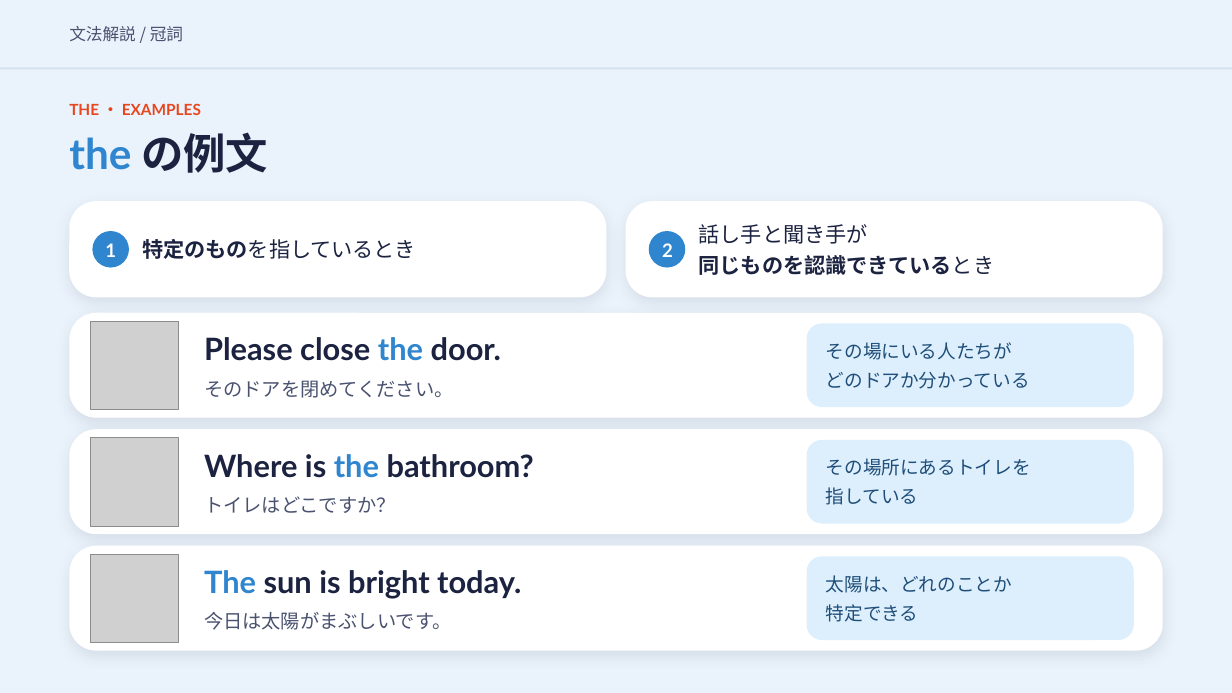
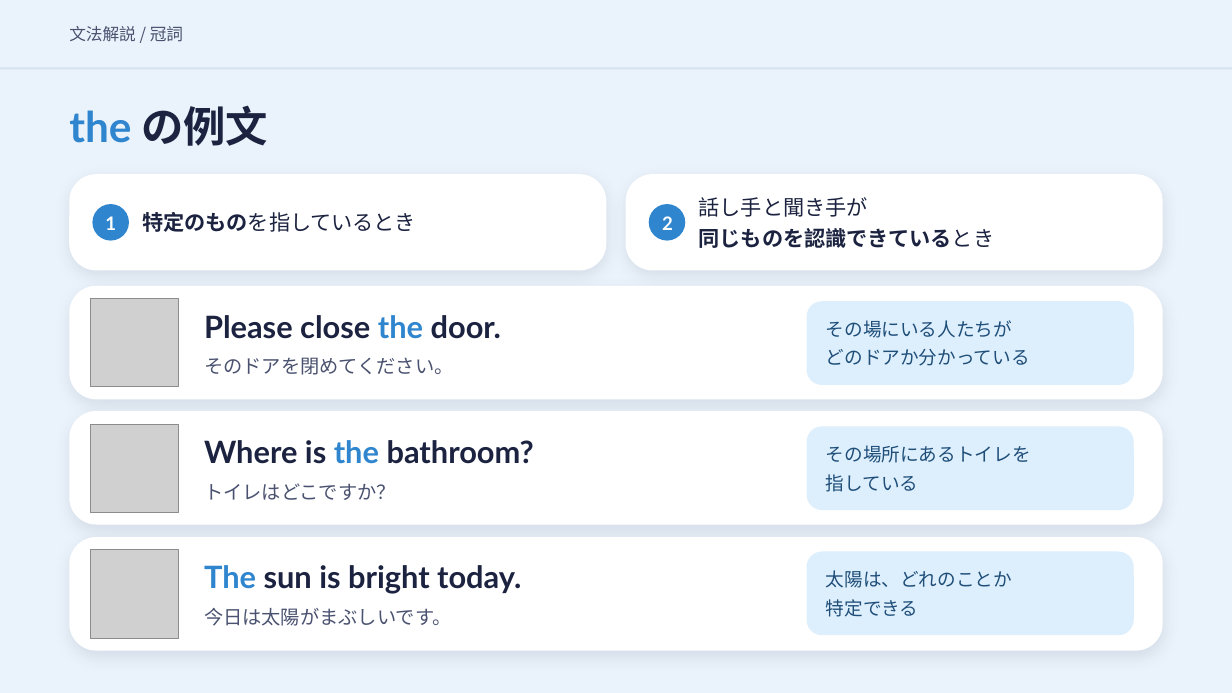
Before and after one commit to hinakajisaki-dev/hina-english, a slide deck: slide 10 of matome/a-the/a-the-slides.pptx. Drawn at 1232x693 pixels with LibreOffice and Linux fonts; fonts in the diff are those of the drawing; grey boxes stand for pictures. Boxes give left, top, right and bottom in pixels: in the first picture for what was removed or moved away, otherwise in the second. Text is boxed around its words. In the diff, an @@ line names an element or a change of style, - is before the commit and + after.

```diff
--- a/matome/a-the/a-the-slides.pptx
+++ b/matome/a-the/a-the-slides.pptx
@@ text removed at (69, 103, 201, 115) @@
-THE ・ EXAMPLES
@@ 7 texts, 2 ellipses, 2 rounded rectangles, 1 picture: place and size @@
-7 texts, 2 ellipses, 2 rounded rectangles, 1 picture at (69, 132, 1163, 410)
+7 texts, 2 ellipses, 2 rounded rectangles, 1 picture at (69, 105, 1163, 387)
@@ proportions changed in 3 elements at (69, 537, 1163, 651), (69, 411, 1163, 525), (69, 286, 1163, 399) @@
@@ rounded rectangle: place and size @@
-rounded rectangle at (69, 313, 1163, 419)
+rounded rectangle at (69, 286, 1163, 399)
@@ 3 texts, 1 rounded rectangle: place and size @@
-3 texts, 1 rounded rectangle at (204, 323, 1134, 408)
+3 texts, 1 rounded rectangle at (204, 301, 1134, 385)
@@ rounded rectangle: place and size @@
-rounded rectangle at (69, 430, 1163, 535)
+rounded rectangle at (69, 411, 1163, 525)
@@ 4 texts, 1 picture, 1 rounded rectangle: place and size @@
-4 texts, 1 picture, 1 rounded rectangle at (91, 438, 1134, 527)
+4 texts, 1 picture, 1 rounded rectangle at (91, 424, 1134, 513)
@@ rounded rectangle: place and size @@
-rounded rectangle at (69, 546, 1163, 652)
+rounded rectangle at (69, 537, 1163, 651)
@@ 4 texts, 1 picture, 1 rounded rectangle: place and size @@
-4 texts, 1 picture, 1 rounded rectangle at (91, 555, 1134, 643)
+4 texts, 1 picture, 1 rounded rectangle at (91, 550, 1134, 639)
```
Also in this commit, not shown: 14 other slides changed, 2 other files.
